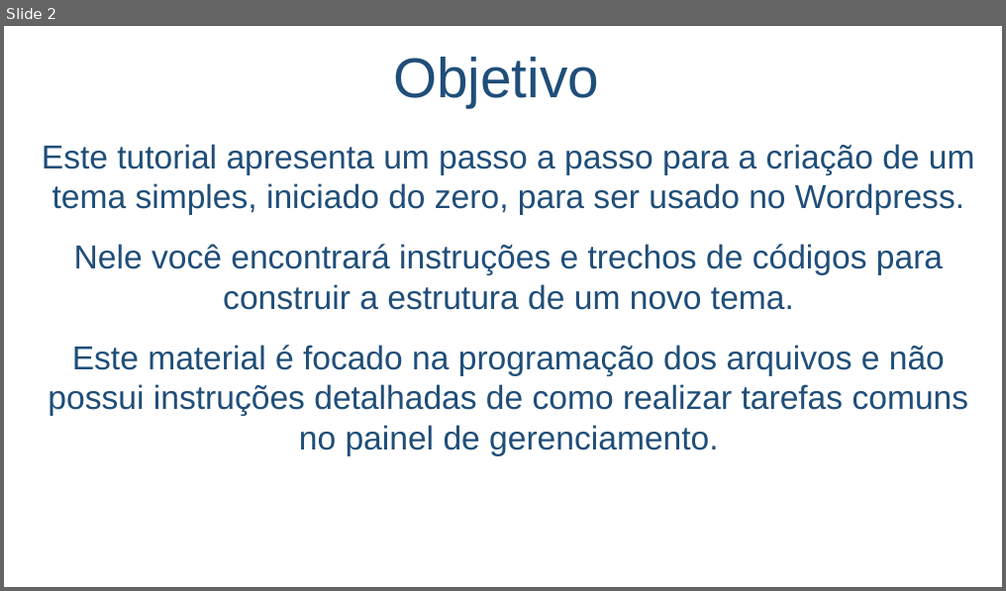
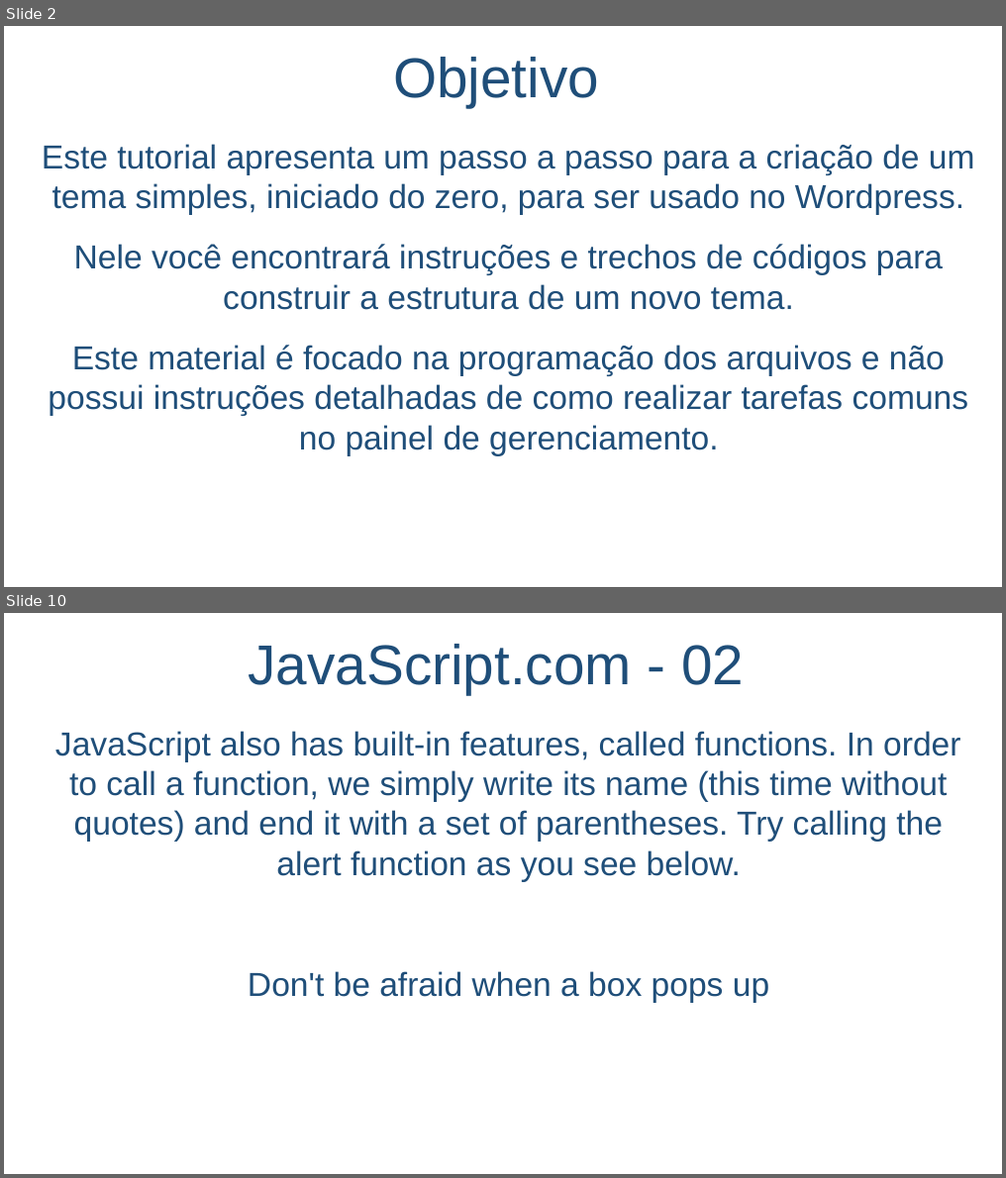
Before and after one commit to salmo-jr/public-slides, a slide deck: javascript-introducao.pptx. Shown one above the other, each under a label of ours: slide 2 before the commit, slides 2 and 10 after it; the slides between them are not shown. The pictures are 1006x591 and 1006x1178 pixels, drawn with LibreOffice and Linux fonts; fonts in the diff are those of the drawing; background and template pictures are left out. Boxes give left, top, right and bottom in pixels: in the first picture for what was removed or moved away, otherwise in the second. Text is boxed around its words. In the diff, an @@ line names an element or a change of style, - is before the commit and + after.

```diff
--- a/javascript-introducao.pptx
+++ b/javascript-introducao.pptx
@@ slide 10 added at <box>4,613,1002,1174</box>, background picture (left out) @@
@@ title added at <box>249,644,744,694</box>, 54 pt, text #1F4E79 @@
+JavaScript.com - 02
@@ text added at <box>55,731,960,1003</box>, 32 pt, text #1F4E79 @@
+JavaScript also has built-in features, called functions. In order to call a function, we simply write its name (this time without quotes) and end it with a set of parentheses. Try calling the alert function as you see below.
+Don't be afraid when a box pops up
```
Also in this commit, not shown: 3 slides changed, 7 other slides added, 43 slides removed.
